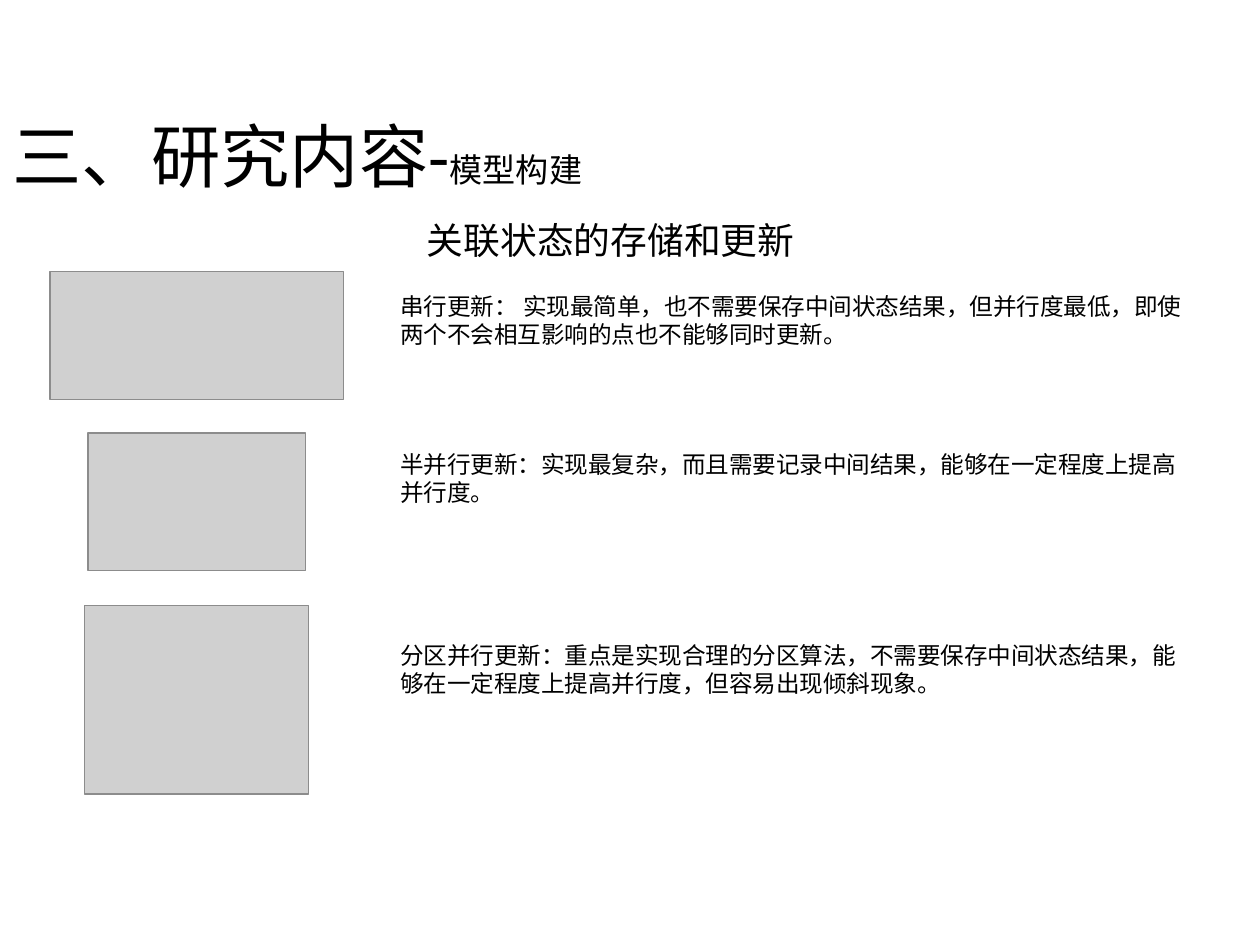
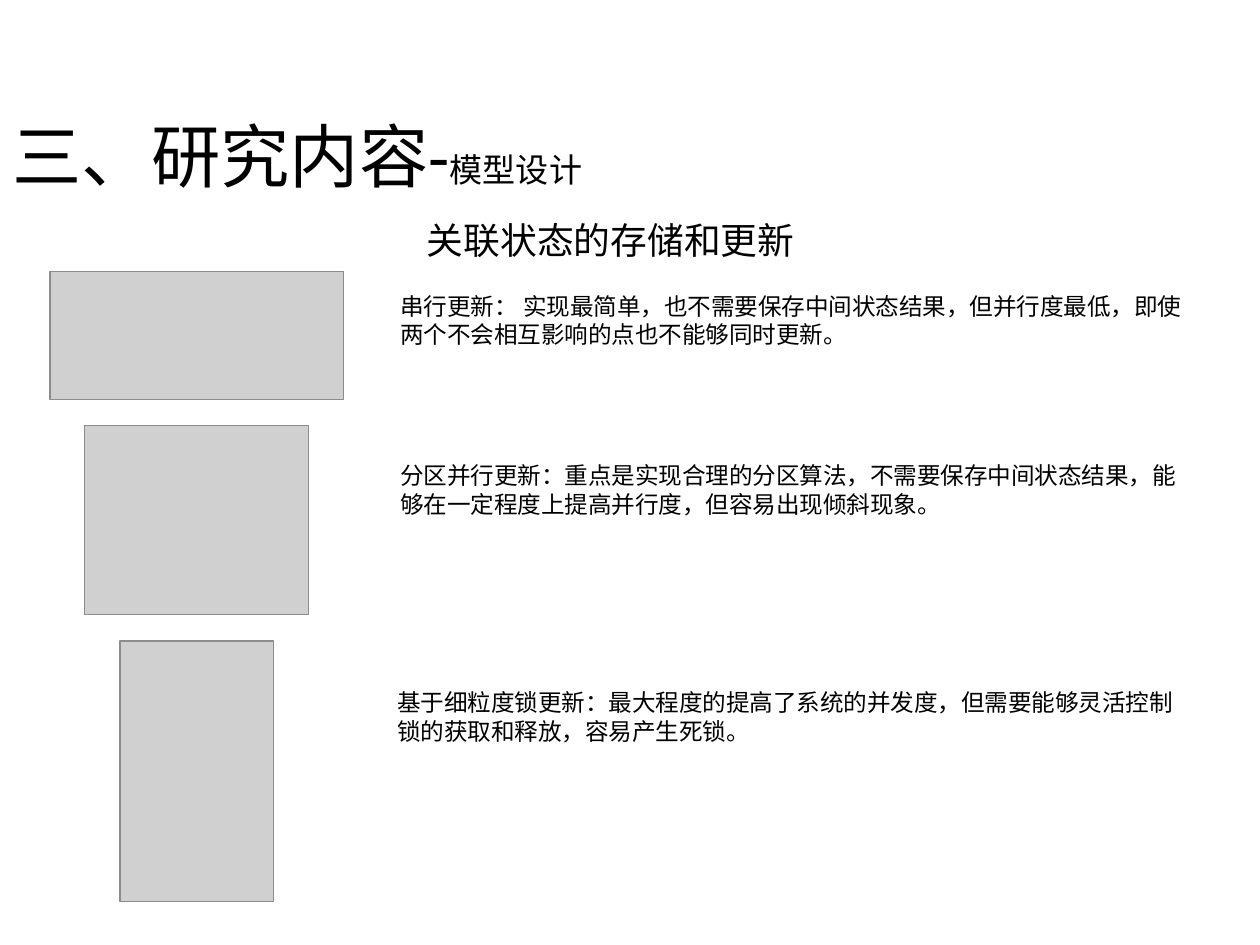
Before and after one commit to DuanSky22/GraduationThesis, a slide deck: slide 28 of post-graduate paper/中期汇报-段世凯-v3.0.pptx. Drawn at 1260x945 pixels with LibreOffice and Linux fonts; fonts in the diff are those of the drawing; grey boxes stand for pictures. Boxes give left, top, right and bottom in pixels: in the first picture for what was removed or moved away, otherwise in the second. Text is boxed around its words. In the diff, an @@ line names an element or a change of style, - is before the commit and + after.

```diff
--- a/post-graduate paper/中期汇报-段世凯-v3.0.pptx
+++ b/post-graduate paper/中期汇报-段世凯-v3.0.pptx
@@ title at (13,123,583,188): text changed @@
-三、研究内容-模型构建
+三、研究内容-模型设计
@@ picture: place and size @@
-picture at (84,605,309,794)
+picture at (84,426,309,615)
@@ picture removed at (88,433,305,571) @@
@@ text "分区并行更新：重点是实现合理的分区算法，不需要保存中间状态结果，能够在一定程度上提高并行度，但容易出现倾斜现象。": place and size @@
-text "分区并行更新：重点是实现合理的分区算法，不需要保存中间状态结果，能够在一定程度上提高并行度，但容易出现倾斜现象。" at (400,644,1176,695)
+text "分区并行更新：重点是实现合理的分区算法，不需要保存中间状态结果，能够在一定程度上提高并行度，但容易出现倾斜现象。" at (400,464,1176,516)
@@ text removed at (400,453,1176,503) @@
-半并行更新：实现最复杂，而且需要记录中间结果，能够在一定程度上提高并行度。
@@ picture added at (120,641,273,902) @@
@@ text added at (397,691,1173,743), 13.5 pt, text #000000 @@
+基于细粒度锁更新：最大程度的提高了系统的并发度，但需要能够灵活控制锁的获取和释放，容易产生死锁。
```
Also in this commit, not shown: 23 other slides changed, 7 slides added, 5 slides removed, 15 other files.
